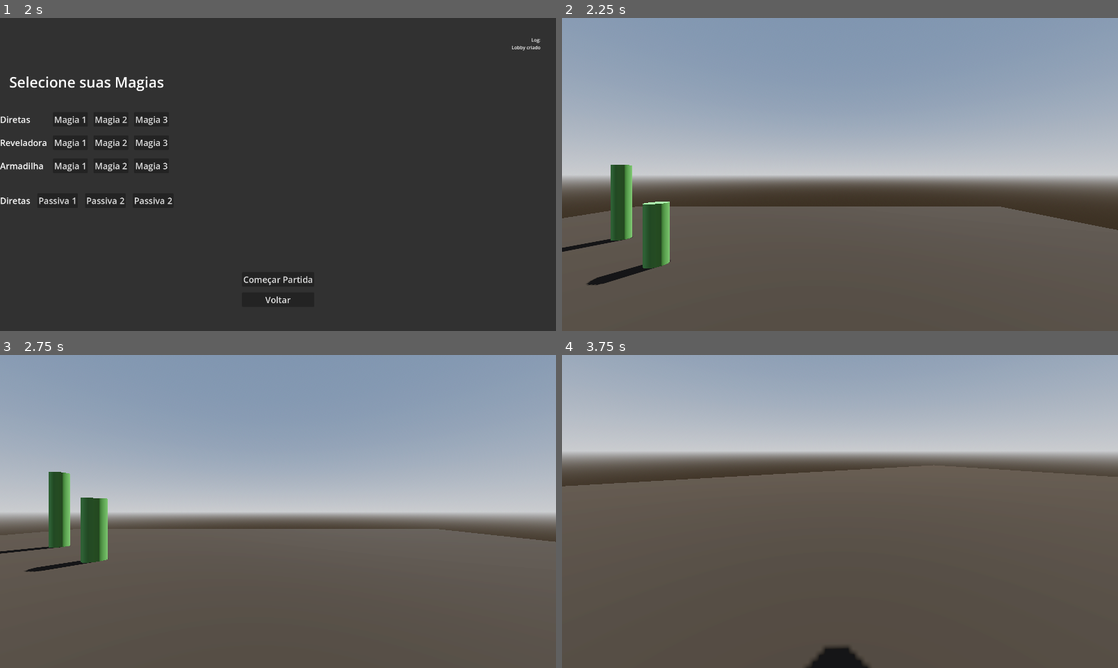
Above: before the commit, frames 1-4 (two rows, left to right).
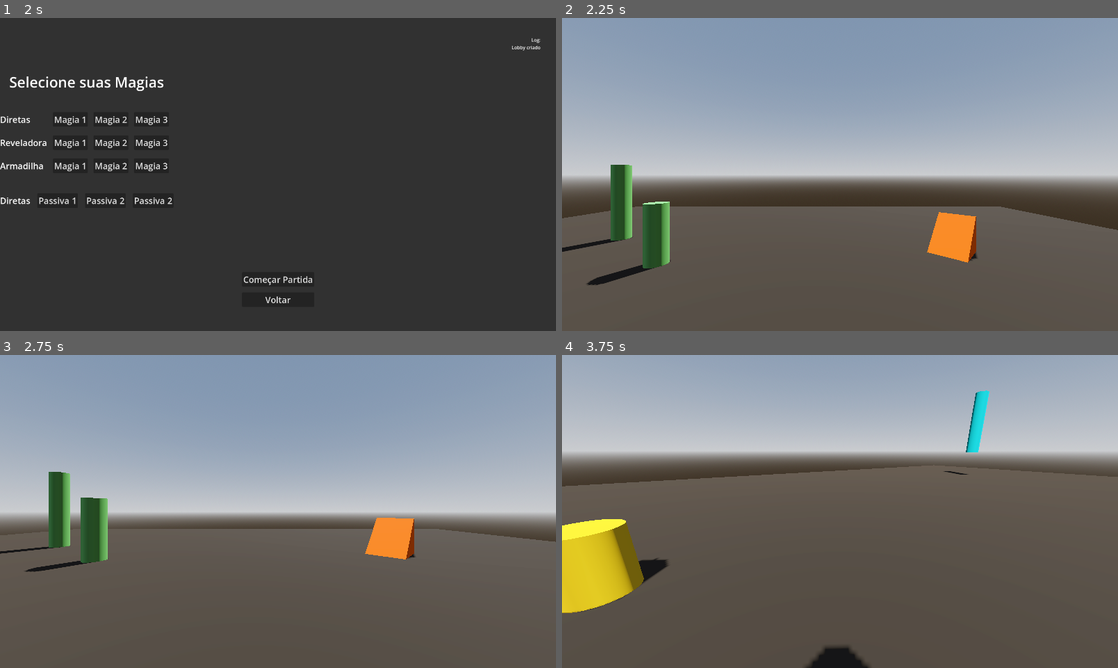
Above: after the commit, the same moments.

Repository: Isaaa43/Saudavel-e-Balanceado
Game: Godot game, scene res://cenas/main_game.tscn
Same seed, same stepped clock (60 frames per second), same inputs: the game is played once before the commit and once after it.
Inputs (mouse positions are in pixels of both pictures, inside the frame that each line leads up to):
- Up to frame 1 (2 s): click "Jogar" at 0.5 s; click "Host" at 1.25 s
- Up to frame 2 (2.25 s): click "Começar Partida" at 2 s
- Up to frame 3 (2.75 s): no input
- Up to frame 4 (3.75 s): move the mouse to (962, 495) at 2.77 s; hold D (direita) 2.78-3.53 s; click (962, 495) at 2.92 s; tap Space (pular) at 3.02 s; move the mouse to (812, 511) at 3.52 s; hold W (frente) from 3.53 s (still down)

Frame 1 is identical in both runs. In frame 2, 1.1% of the frame differs, in the area x 65-75%, y 62-79%; in frame 3, 1.0%; in frame 4, 4.3%, in the area x 0-77%, y 11-83%.

Commit message:
mapa teste update: mais props

Diff:
--- a/luta-magos/cenas/game/mapas/mapa_teste.tscn
+++ b/luta-magos/cenas/game/mapas/mapa_teste.tscn
@@ -30,6 +30,21 @@
 [sub_resource type="StandardMaterial3D" id="StandardMaterial3D_gm2tg"]
 albedo_color = Color(0.3253992, 0.5620063, 0.2883269, 1)
 
+[sub_resource type="StandardMaterial3D" id="StandardMaterial3D_8uxsp"]
+albedo_color = Color(0.69078666, 0.557282, 0, 1)
+
+[sub_resource type="StandardMaterial3D" id="StandardMaterial3D_re11u"]
+albedo_color = Color(1.92523e-07, 0.6296412, 0.6582149, 1)
+
+[sub_resource type="ConvexPolygonShape3D" id="ConvexPolygonShape3D_qnu6t"]
+points = PackedVector3Array(-0.5, 0.5, -0.5, -0.5, 0.5, 0.5, -0.5, -0.5, 0.5, -0.5, -0.5, -0.5, 0.5, -0.5, -0.5, 0.5, -0.5, 0.5)
+
+[sub_resource type="PrismMesh" id="PrismMesh_gm2tg"]
+left_to_right = 0.0
+
+[sub_resource type="StandardMaterial3D" id="StandardMaterial3D_vjmtd"]
+albedo_color = Color(0.89739984, 0.37242478, 5.7756904e-07, 1)
+
 [node name="MapaTeste" type="Node3D" unique_id=13285931]
 
 [node name="WorldEnvironment" type="WorldEnvironment" parent="." unique_id=591512917]
@@ -39,35 +54,84 @@
 transform = Transform3D(-0.8660254, -0.43301278, 0.25, 0, 0.49999997, 0.86602545, -0.50000006, 0.75, -0.43301266, 0, 0, 0)
 shadow_enabled = true
 
-[node name="StaticBody3D" type="StaticBody3D" parent="." unique_id=157821026]
+[node name="StaticChao" type="StaticBody3D" parent="." unique_id=157821026]
 
-[node name="CollisionShape3D" type="CollisionShape3D" parent="StaticBody3D" unique_id=1263738365]
+[node name="CollisionShape3D" type="CollisionShape3D" parent="StaticChao" unique_id=1263738365]
+visible = false
 shape = SubResource("WorldBoundaryShape3D_qnu6t")
 
-[node name="MeshInstance3D" type="MeshInstance3D" parent="StaticBody3D" unique_id=1511362504]
+[node name="MeshInstance3D" type="MeshInstance3D" parent="StaticChao" unique_id=1511362504]
 mesh = SubResource("PlaneMesh_gm2tg")
 surface_material_override/0 = SubResource("StandardMaterial3D_qnu6t")
 
-[node name="StaticBody3D2" type="StaticBody3D" parent="." unique_id=2024561732]
+[node name="Pilares" type="Node3D" parent="." unique_id=1507577521]
 transform = Transform3D(1, 0, 0, 0, 1, 0, 0, 0, 1, -12, 0, -11)
 
-[node name="CollisionShape3D" type="CollisionShape3D" parent="StaticBody3D2" unique_id=391773757]
+[node name="StaticBody3D2" type="StaticBody3D" parent="Pilares" unique_id=2024561732]
+
+[node name="CollisionShape3D" type="CollisionShape3D" parent="Pilares/StaticBody3D2" unique_id=391773757]
 transform = Transform3D(1, 0, 0, 0, 1, 0, 0, 0, 1, 0, 2.5, 0)
 shape = SubResource("CylinderShape3D_re11u")
 
-[node name="MeshInstance3D" type="MeshInstance3D" parent="StaticBody3D2" unique_id=122257966]
+[node name="MeshInstance3D" type="MeshInstance3D" parent="Pilares/StaticBody3D2" unique_id=122257966]
 transform = Transform3D(1, 0, 0, 0, 1, 0, 0, 0, 1, 0, 2.5, 0)
 mesh = SubResource("CylinderMesh_vjmtd")
 surface_material_override/0 = SubResource("StandardMaterial3D_gm2tg")
 
-[node name="StaticBody3D3" type="StaticBody3D" parent="." unique_id=385902756]
-transform = Transform3D(1, 0, 0, 0, 1, 0, 0, 0, 1, -6, -2, -7)
+[node name="StaticBody3D3" type="StaticBody3D" parent="Pilares" unique_id=385902756]
+transform = Transform3D(1, 0, 0, 0, 1, 0, 0, 0, 1, 6, -2, 4)
 
-[node name="CollisionShape3D" type="CollisionShape3D" parent="StaticBody3D3" unique_id=1950110144]
+[node name="CollisionShape3D" type="CollisionShape3D" parent="Pilares/StaticBody3D3" unique_id=1950110144]
 transform = Transform3D(1, 0, 0, 0, 1, 0, 0, 0, 1, 0, 2.5, 0)
 shape = SubResource("CylinderShape3D_re11u")
 
-[node name="MeshInstance3D" type="MeshInstance3D" parent="StaticBody3D3" unique_id=2113759186]
+[node name="MeshInstance3D" type="MeshInstance3D" parent="Pilares/StaticBody3D3" unique_id=2113759186]
 transform = Transform3D(1, 0, 0, 0, 1, 0, 0, 0, 1, 0, 2.5, 0)
 mesh = SubResource("CylinderMesh_vjmtd")
 surface_material_override/0 = SubResource("StandardMaterial3D_gm2tg")
+
+[node name="StaticBody3D4" type="StaticBody3D" parent="Pilares" unique_id=1529978506]
+transform = Transform3D(1, 0, 0, 0, 1, 0, 0, 0, 1, 19.961119, -3.8800006, 19.408901)
+
+[node name="CollisionShape3D" type="CollisionShape3D" parent="Pilares/StaticBody3D4" unique_id=1839756526]
+transform = Transform3D(1, 0, 0, 0, 1, 0, 0, 0, 1, 0, 2.5, 0)
+shape = SubResource("CylinderShape3D_re11u")
+
+[node name="MeshInstance3D" type="MeshInstance3D" parent="Pilares/StaticBody3D4" unique_id=1067224790]
+transform = Transform3D(1, 0, 0, 0, 1, 0, 0, 0, 1, 0, 2.5, 0)
+mesh = SubResource("CylinderMesh_vjmtd")
+surface_material_override/0 = SubResource("StandardMaterial3D_8uxsp")
+
+[node name="StaticBody3D5" type="StaticBody3D" parent="Pilares" unique_id=1418640251]
+transform = Transform3D(1, 0, 0, 0, 1, 0, 0, 0, 1, 22.651348, -2.8404148, 21.220758)
+
+[node name="CollisionShape3D" type="CollisionShape3D" parent="Pilares/StaticBody3D5" unique_id=1627902724]
+transform = Transform3D(1, 0, 0, 0, 1, 0, 0, 0, 1, 0, 2.5, 0)
+shape = SubResource("CylinderShape3D_re11u")
+
+[node name="MeshInstance3D" type="MeshInstance3D" parent="Pilares/StaticBody3D5" unique_id=1425715816]
+transform = Transform3D(1, 0, 0, 0, 1, 0, 0, 0, 1, 0, 2.5, 0)
+mesh = SubResource("CylinderMesh_vjmtd")
+surface_material_override/0 = SubResource("StandardMaterial3D_8uxsp")
+
+[node name="StaticBody3D6" type="StaticBody3D" parent="Pilares" unique_id=675926384]
+transform = Transform3D(1, 0, 0, 0, 1, 0, 0, 0, 1, -2.9178905, 2.152464, 25.33804)
+
+[node name="CollisionShape3D" type="CollisionShape3D" parent="Pilares/StaticBody3D6" unique_id=1304880251]
+transform = Transform3D(1, 0, 0, 0, 1, 0, 0, 0, 1, 0, 2.5, 0)
+shape = SubResource("CylinderShape3D_re11u")
+
+[node name="MeshInstance3D" type="MeshInstance3D" parent="Pilares/StaticBody3D6" unique_id=1753808285]
+transform = Transform3D(1, 0, 0, 0, 1, 0, 0, 0, 1, 0, 2.5, 0)
+mesh = SubResource("CylinderMesh_vjmtd")
+surface_material_override/0 = SubResource("StandardMaterial3D_re11u")
+
+[node name="StaticRampa" type="StaticBody3D" parent="." unique_id=1393956325]
+transform = Transform3D(-1.3704423, 0, -1.4566702, 0, 2, 0, 1.4566702, 0, -1.3704423, 9.327, 1, -8.56)
+
+[node name="CollisionShape3D" type="CollisionShape3D" parent="StaticRampa" unique_id=723904316]
+shape = SubResource("ConvexPolygonShape3D_qnu6t")
+
+[node name="MeshInstance3D" type="MeshInstance3D" parent="StaticRampa" unique_id=1496322240]
+mesh = SubResource("PrismMesh_gm2tg")
+surface_material_override/0 = SubResource("StandardMaterial3D_vjmtd")
